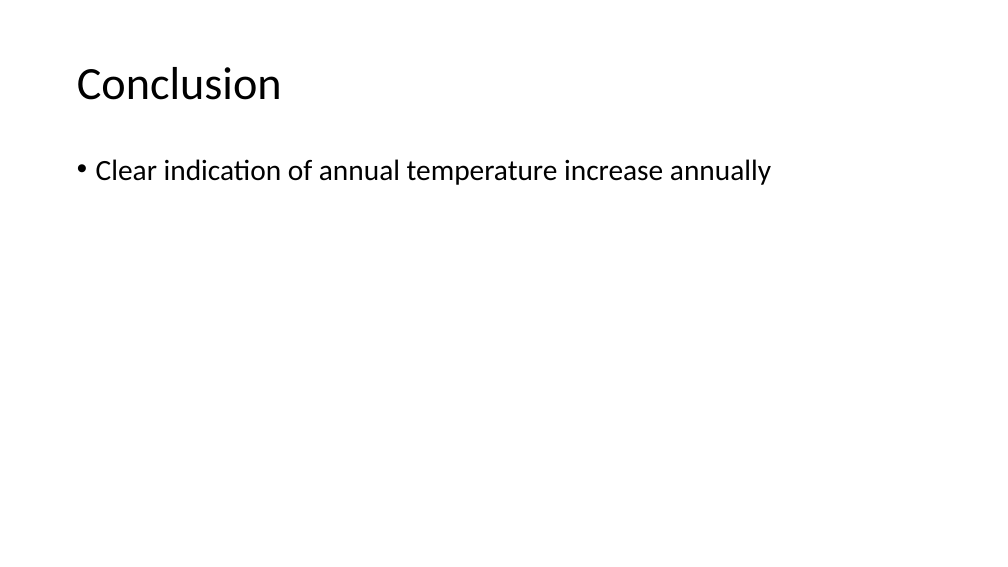
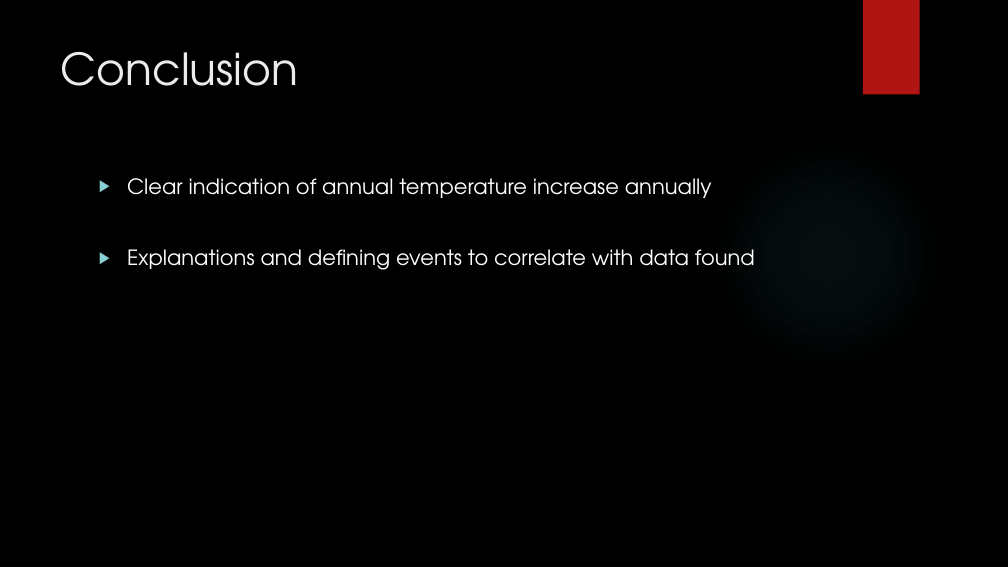
Before and after one commit to corbinmgraham/Climate-Analysis, a slide deck: slide 14 of DS202-FinalPresentation.pptx. Drawn at 1008x567 pixels with LibreOffice and Linux fonts; fonts in the diff are those of the drawing; background and template pictures are left out. Boxes give left, top, right and bottom in pixels: in the first picture for what was removed or moved away, otherwise in the second. Text is boxed around its words. In the diff, an @@ line names an element or a change of style, - is before the commit and + after.

```diff
--- a/DS202-FinalPresentation.pptx
+++ b/DS202-FinalPresentation.pptx
@@ background #FFFFFF to picture (left out) @@
@@ rectangle added at box(863, 0, 920, 95), fill #B01513 @@
@@ title "Conclusion": place and size @@
-title "Conclusion" at box(77, 67, 282, 100)
+title "Conclusion" at box(61, 52, 299, 86)
@@ title "Conclusion" at box(61, 52, 299, 86): size 44 to 42 pt, font Calibri to TeX Gyre Adventor, text colour #000000 to #EBEBEB; line spacing 0.9 to 1; vertical alignment middle to top @@
@@ ellipse added at box(712, 138, 944, 371), fill gradient #50B9C1 @@
@@ text "Clear indication of annual temperature ...": place and size @@
-text "Clear indication of annual temperature ..." at box(96, 159, 771, 185)
+text "Clear indication of annual temperature ..." at box(127, 178, 755, 270)
@@ text at box(127, 178, 712, 198): size 28 to 20 pt, font Calibri to TeX Gyre Adventor, text colour #000000 to #FFFFFF in "Clear indication of annual temperature increase annually"; bullet • to ▶; line spacing 0.9 to 1 @@
@@ text at box(127, 249, 755, 270): paragraph added @@
+▶ Explanations and defining events to correlate with data found
```
Also in this commit, not shown: 13 other slides changed, 1 slide added, 1 slide removed, 1 other file.
